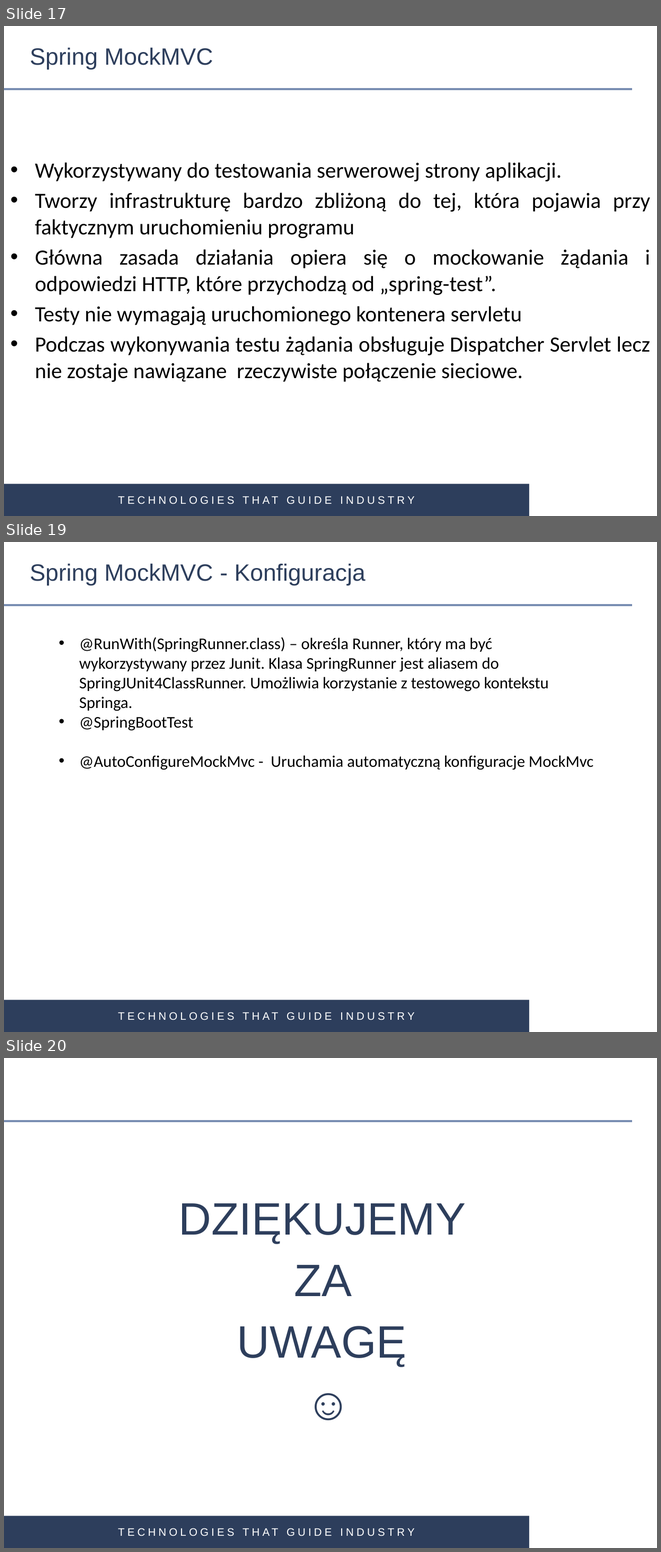
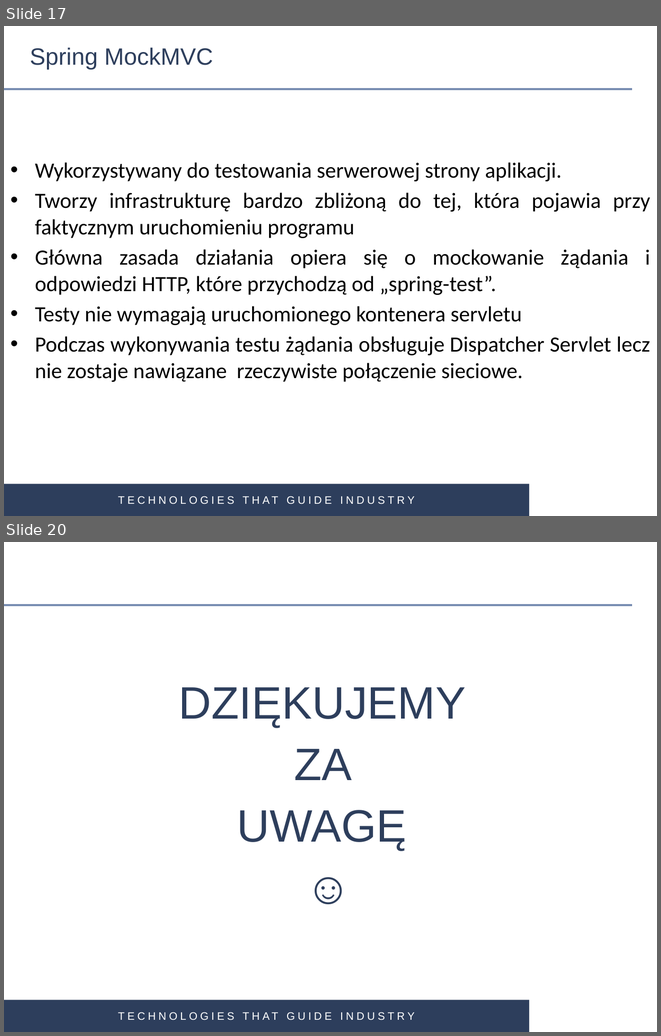
Before and after one commit to gardian91/SPRING_MVC-PSK, a slide deck: Spring MVC.pptx. Shown one above the other, each under a label of ours: slides 17, 19 and 20 before the commit, slides 17 and 20 after it; the slides between them are not shown. The pictures are 661x1552 and 661x1036 pixels, drawn with LibreOffice and Linux fonts; fonts in the diff are those of the drawing; background and template pictures are left out. Boxes give left, top, right and bottom in pixels: in the first picture for what was removed or moved away, otherwise in the second. Text is boxed around its words. In the diff, an @@ line names an element or a change of style, - is before the commit and + after.

```diff
--- a/Spring MVC.pptx
+++ b/Spring MVC.pptx
@@ slide 19 removed at [4, 542, 657, 1032], background #FFFFFF; not listed: 3 template elements that a slide beside it also shows @@
@@ title removed at [30, 563, 365, 585] @@
-Spring MockMVC - Konfiguracja
@@ text removed at [79, 637, 593, 770] @@
-• @RunWith(SpringRunner.class) – określa Runner, który ma być wykorzystywany przez Junit. Klasa SpringRunner jest aliasem do SpringJUnit4ClassRunner. Umożliwia korzystanie z testowego kontekstu Springa.
-• @SpringBootTest
-• @AutoConfigureMockMvc - Uruchamia automatyczną konfiguracje MockMvc
```
Also in this commit, not shown: 1 slide changed, 2 slides added, 1 other slide removed, 4 other files.
